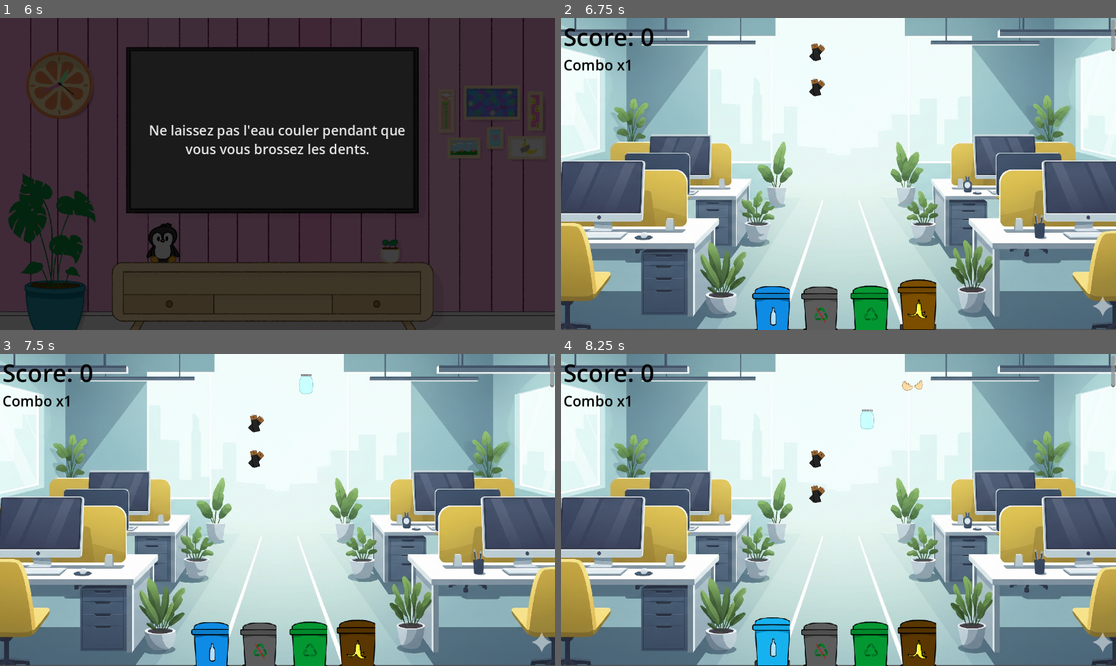
Above: before the commit, frames 1-4 (two rows, left to right).
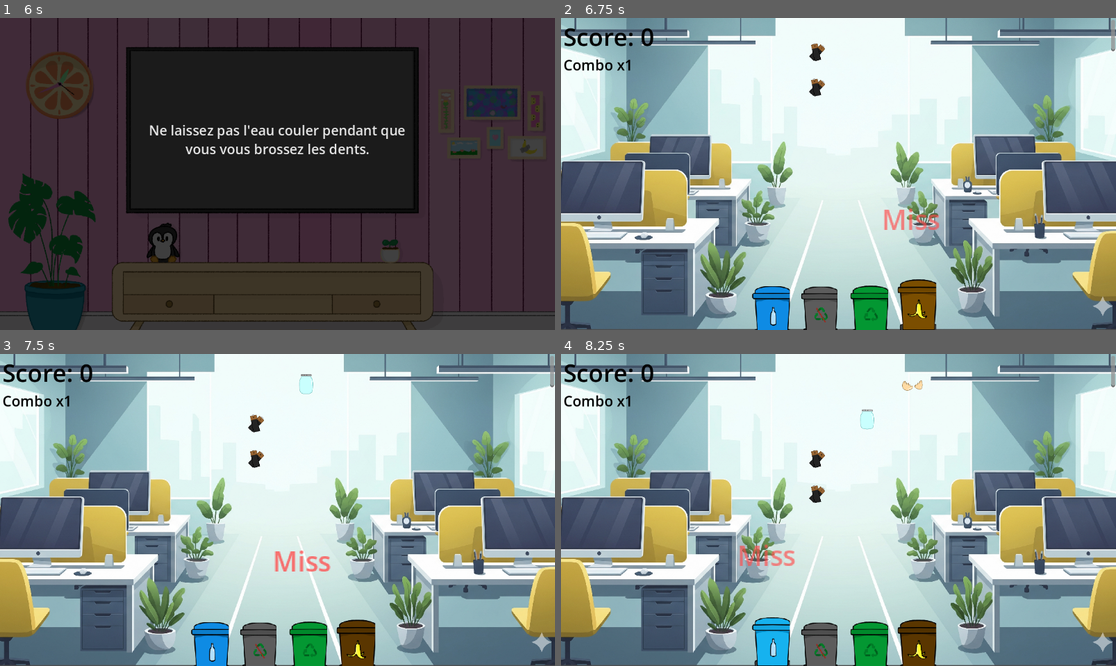
Above: after the commit, the same moments.

Repository: PingBeat/Rhythm-Cycle
Game: Godot game, scene res://UI/main_menu.tscn
Same seed, same stepped clock (60 frames per second), same inputs: the game is played once before the commit and once after it. Sound files missing from this copy of the repository are replaced by a short silence.
Inputs:
- Up to frame 1 (6 s): click "Start Game" at 0.5 s; click "1" at 1.25 s; click "2" at 2 s; click "3" at 2.75 s; click "4" at 3.5 s; click "1" at 4.25 s; hold Q (bleu) 5.03-5.78 s; tap Enter at 5.75 s; tap W (jaune) at 5.85 s
- Up to frame 2 (6.75 s): hold P (marron) from 6.53 s (still down)
- Up to frame 3 (7.5 s): release P (marron) at 7.28 s; tap O (vert) at 7.35 s
- Up to frame 4 (8.25 s): hold Q (bleu) from 8.03 s (still down)

Frame 1 is identical in both runs. In frame 2, 0.3% of the frame differs, in the area x 58-69%, y 61-68%; in frame 3, 0.3%, in the area x 49-60%, y 63-70%; in frame 4, 0.3%.

Commit message:
Modif key.gd ajout perfect, okay, good, miss

Diff:
--- a/Gameplay/key.gd
+++ b/Gameplay/key.gd
@@ -11,38 +11,47 @@
 		if note != null:
 			if perfect:
 				get_parent().increaseScore(3)
+				show_feedback("Perfect!", Color(1, 0.85, 0))
 			elif good:
 				get_parent().increaseScore(2)
+				show_feedback("Good!", Color(0.4, 1, 0.4))
 			elif ok:
 				get_parent().increaseScore(1)
+				show_feedback("Ok", Color(0.6, 0.8, 1))
 			note.queue_free()
 		else:
 			get_parent().increaseScore(0)
+			show_feedback("Miss", Color(1, 0.3, 0.3))
+
+func show_feedback(text: String, color: Color) -> void:
+	var label = Label.new()
+	label.text = text
+	label.modulate = color
+	label.add_theme_font_size_override("font_size", 28)
+	label.position = Vector2(-30, -80)
+	add_child(label)
+
+	var tween = create_tween()
+	tween.tween_property(label, "position", label.position + Vector2(0, -50), 0.6)
+	tween.parallel().tween_property(label, "modulate:a", 0.0, 0.6)
+	tween.tween_callback(label.queue_free)
 
 func _on_perfect_body_entered(_body: Node2D) -> void:
 	perfect = true
 
-
-
 func _on_perfect_body_exited(_body: Node2D) -> void:
 	perfect = false
-
-
 
 func _on_good_body_entered(_body: Node2D) -> void:
 	good = true
 
-
 func _on_good_body_exited(_body: Node2D) -> void:
 	good = false
-
 
 func _on_ok_body_entered(body: Node2D) -> void:
 	ok = true
 	note = body
 
-
-
 func _on_ok_body_exited(_body: Node2D) -> void:
 	ok = false
 	note = null
